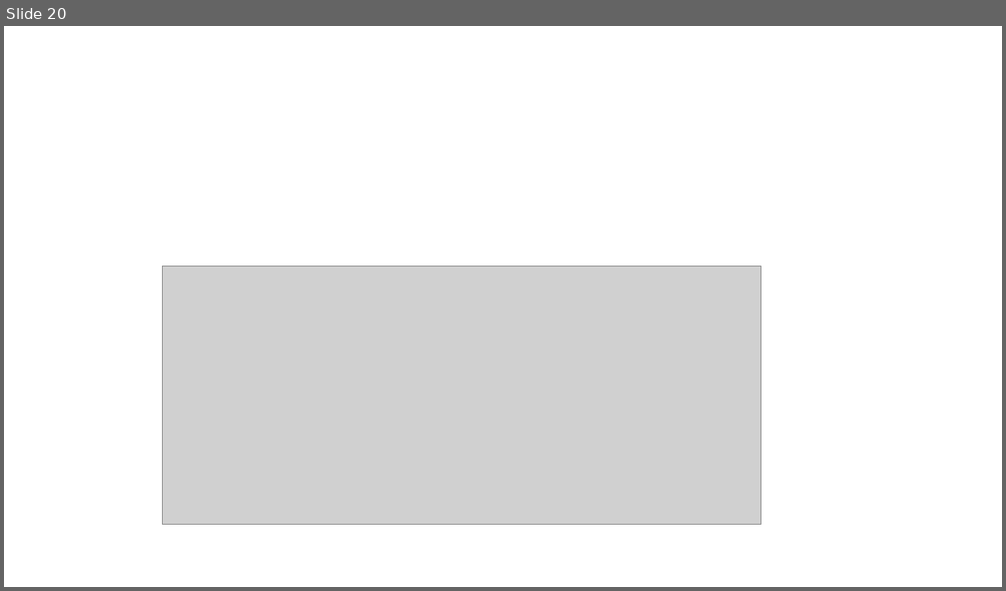
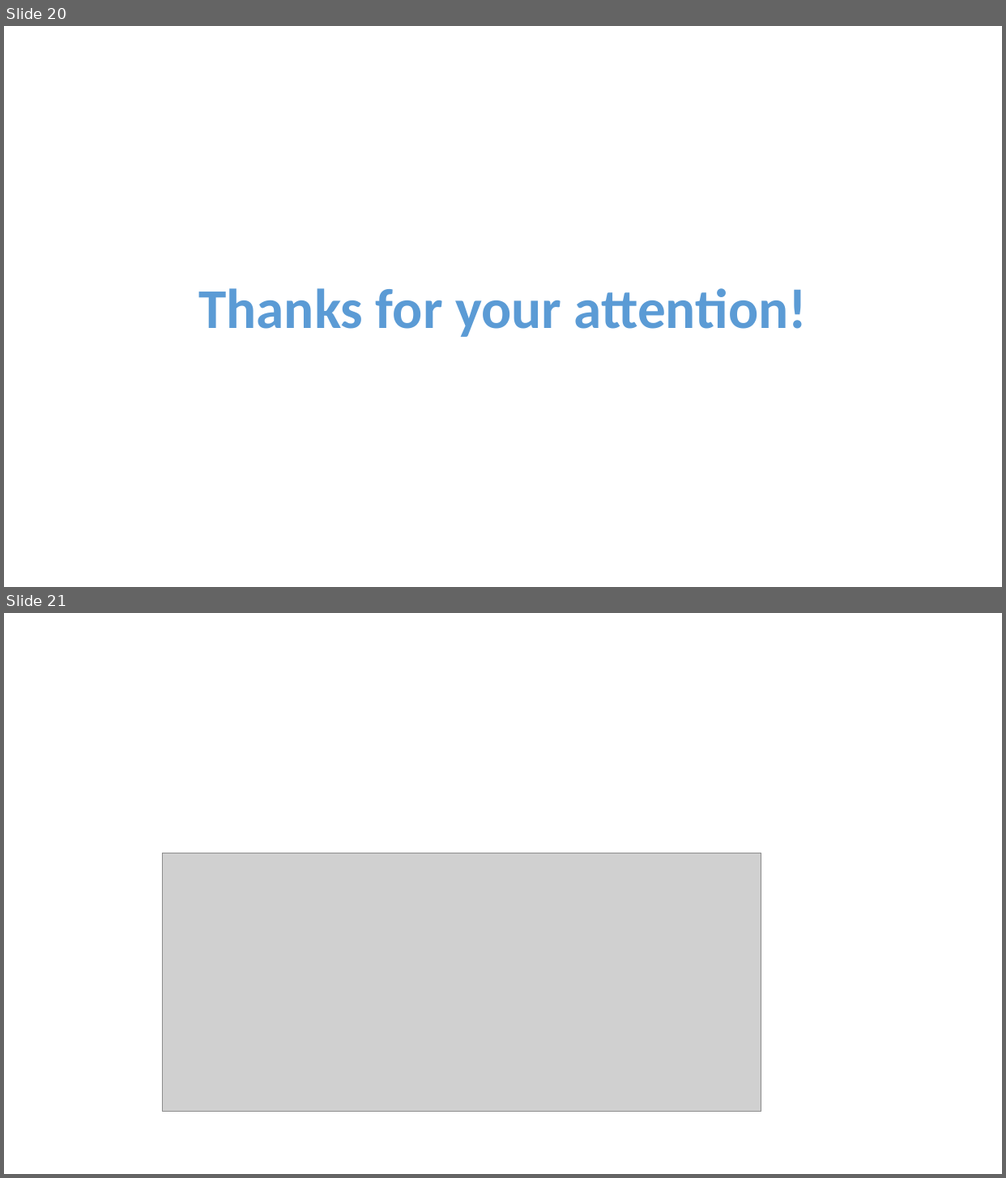
Before and after one commit to liuwd15/liuwd15.github.io, a slide deck: assets/presentations/QS seminar 2025.pptx. Shown one above the other, each under a label of ours: slide 20 before the commit, slides 20 and 21 after it. The pictures are 1006x591 and 1006x1178 pixels, drawn with LibreOffice and Linux fonts; fonts in the diff are those of the drawing; grey boxes stand for pictures; background and template pictures are left out. Boxes give left, top, right and bottom in pixels: in the first picture for what was removed or moved away, otherwise in the second. Text is boxed around its words. In the diff, an @@ line names an element or a change of style, - is before the commit and + after.

```diff
--- a/assets/presentations/QS seminar 2025.pptx
+++ b/assets/presentations/QS seminar 2025.pptx
@@ slide 20 added at (4, 26, 1002, 587), background picture (left out) @@
@@ text added at (198, 288, 807, 337), 54 pt, text #5B9BD5, bold @@
+Thanks for your attention!
@@ what was slide 20 is now slide 21 @@
```
Also in this commit, not shown: 9 slides changed.
